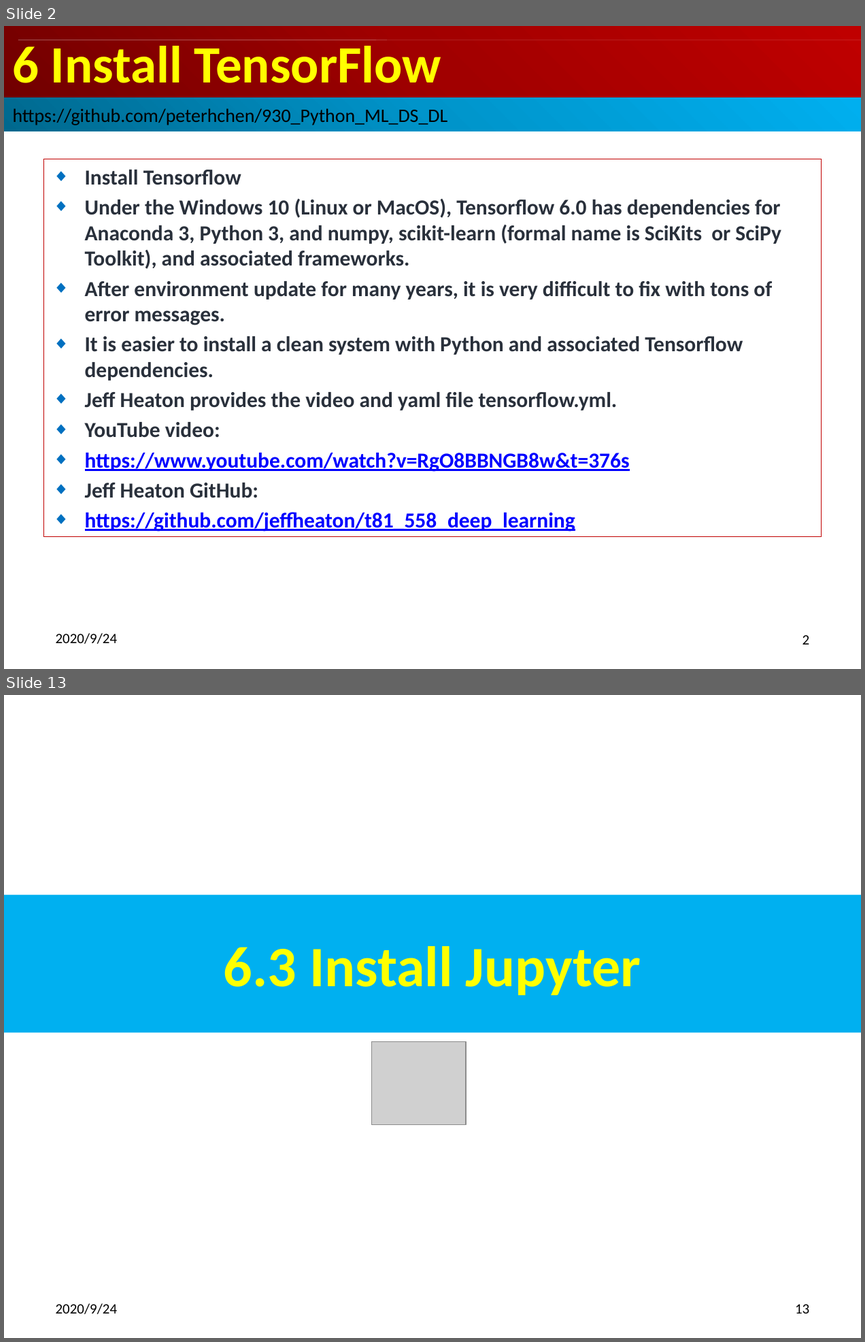
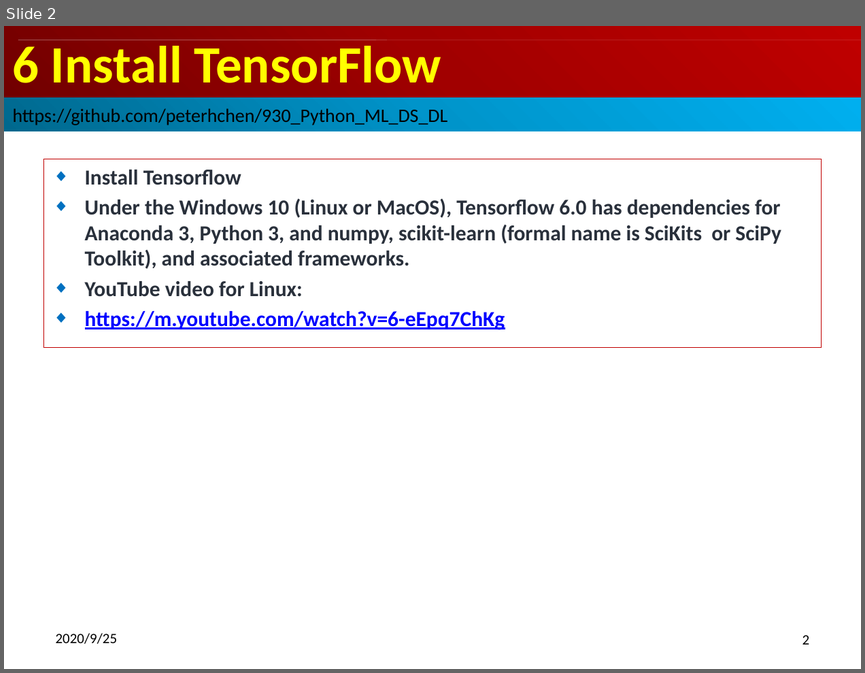
Before and after one commit to peterhchen/900_Python_ML_DS_DL, a slide deck: 006_SetupRunTensorflowLinux.pptx. Shown one above the other, each under a label of ours: slides 2 and 13 before the commit, slide 2 after it; the slides between them are not shown. The pictures are 865x1342 and 865x673 pixels, drawn with LibreOffice and Linux fonts; fonts in the diff are those of the drawing; grey boxes stand for pictures. Boxes give left, top, right and bottom in pixels: in the first picture for what was removed or moved away, otherwise in the second. Text is boxed around its words. In the diff, an @@ line names an element or a change of style, - is before the commit and + after.

```diff
--- a/006_SetupRunTensorflowLinux.pptx
+++ b/006_SetupRunTensorflowLinux.pptx
@@ slide 13 removed at [4,695,861,1338], background #FFFFFF @@
@@ title removed at [4,895,861,1032] @@
-6.3 Install Jupyter
@@ picture removed at [372,1041,466,1124] @@
@@ text removed at [56,1303,118,1314] @@
-2020/9/24
@@ page number removed at [795,1304,809,1313] @@
-13
@@ slide 2 changed as well @@
@@ subtitle "Install Tensorflow": place and size @@
-subtitle "Install Tensorflow" at [44,159,821,536]
+subtitle "Install Tensorflow" at [44,159,821,347]
@@ subtitle at [85,281,505,330]: text changed; text colour #29303B to #0000FF @@
-◆ After environment update for many years, it is very difficult to fix with tons of error messages.
-◆ It is easier to install a clean system with Python and associated Tensorflow dependencies.
-◆ Jeff Heaton provides the video and yaml file tensorflow.yml.
-◆ YouTube video:
-◆ https://www.youtube.com/watch?v=RgO8BBNGB8w&t=376s
-◆ Jeff Heaton GitHub:
-◆ https://github.com/jeffheaton/t81_558_deep_learning
+◆ YouTube video for Linux:
+◆ https://m.youtube.com/watch?v=6-eEpq7ChKg
@@ text at [56,633,118,643]: text changed @@
-2020/9/24
+2020/9/25
```
Also in this commit, not shown: 2 other slides changed, 23 other slides removed, 1 other file.
